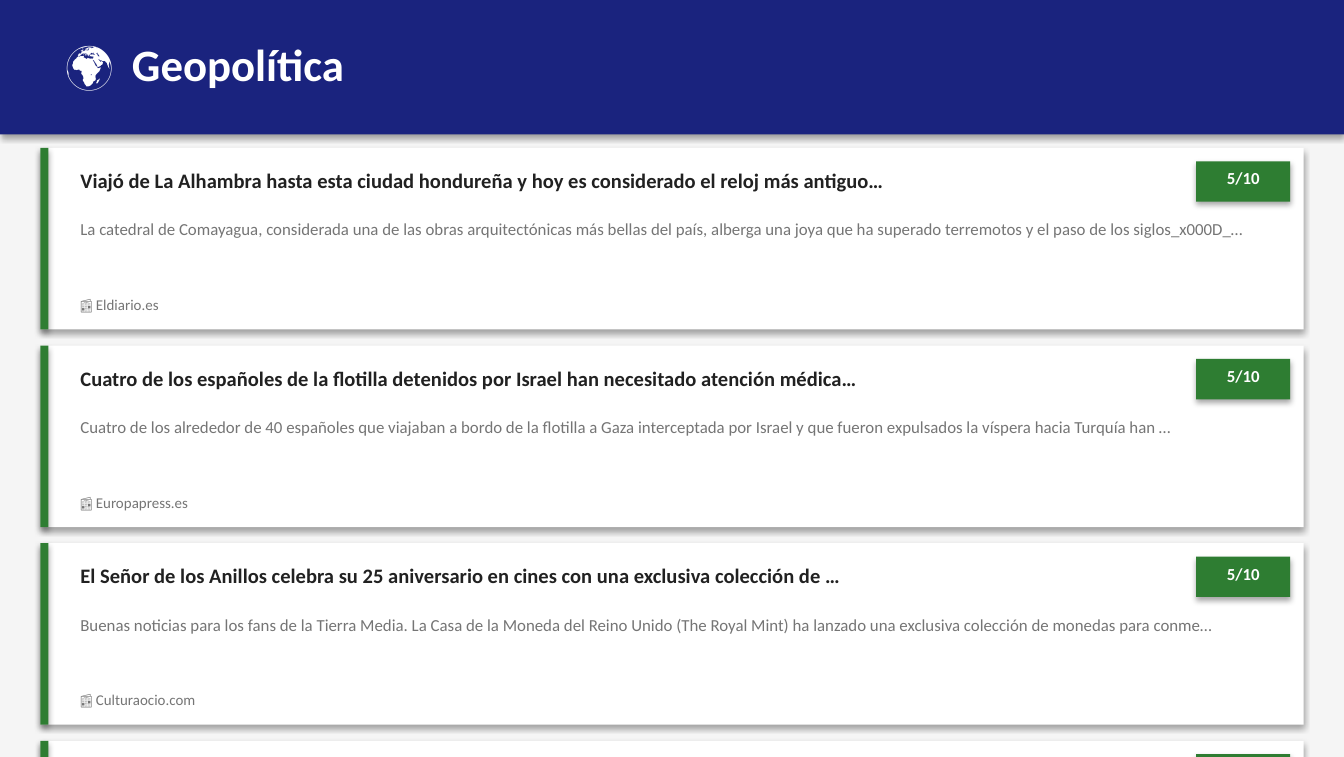
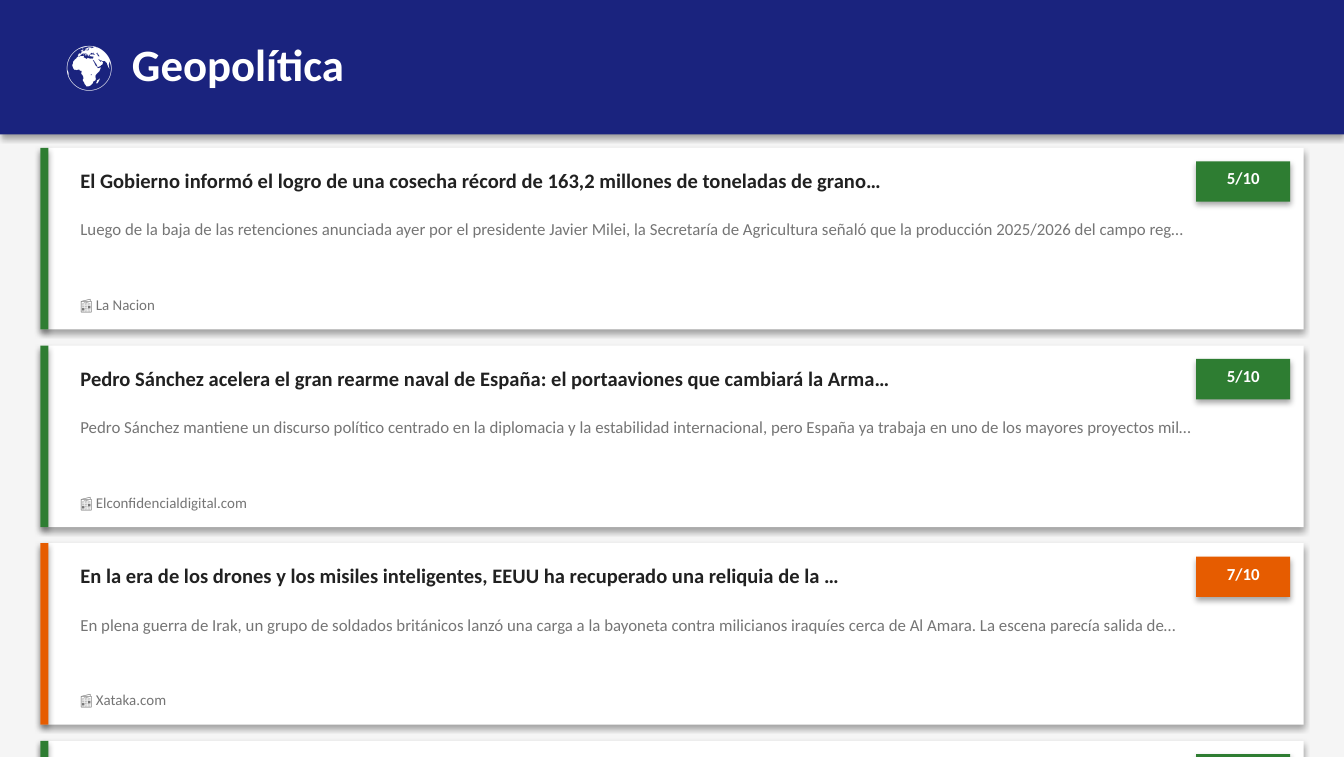
Before and after one commit to erickfranciscohernandez/financiero, a slide deck: slide 3 of newsletter_20260523.pptx. Drawn at 1344x757 pixels with LibreOffice and Linux fonts; fonts in the diff are those of the drawing. Boxes give left, top, right and bottom in pixels: in the first picture for what was removed or moved away, otherwise in the second. Text is boxed around its words. In the diff, an @@ line names an element or a change of style, - is before the commit and + after.

```diff
--- a/newsletter_20260523.pptx
+++ b/newsletter_20260523.pptx
@@ text at <box>80,173,880,192</box>: text changed @@
-Viajó de La Alhambra hasta esta ciudad hondureña y hoy es considerado el reloj más antiguo…
+El Gobierno informó el logro de una cosecha récord de 163,2 millones de toneladas de grano…
@@ text at <box>80,223,1184,238</box>: text changed @@
-La catedral de Comayagua, considerada una de las obras arquitectónicas más bellas del país, alberga una joya que ha superado terremotos y el paso de los siglos_x000D_…
+Luego de la baja de las retenciones anunciada ayer por el presidente Javier Milei, la Secretaría de Agricultura señaló que la producción 2025/2026 del campo reg…
@@ text at <box>96,300,155,310</box>: text changed @@
-📰 Eldiario.es
+📰 La Nacion
@@ text at <box>80,371,889,390</box>: text changed @@
-Cuatro de los españoles de la flotilla detenidos por Israel han necesitado atención médica…
+Pedro Sánchez acelera el gran rearme naval de España: el portaaviones que cambiará la Arma…
@@ text at <box>80,421,1191,436</box>: text changed @@
-Cuatro de los alrededor de 40 españoles que viajaban a bordo de la flotilla a Gaza interceptada por Israel y que fueron expulsados la víspera hacia Turquía han …
+Pedro Sánchez mantiene un discurso político centrado en la diplomacia y la estabilidad internacional, pero España ya trabaja en uno de los mayores proyectos mil…
@@ text at <box>96,497,247,511</box>: text changed @@
-📰 Europapress.es
+📰 Elconfidencialdigital.com
@@ rectangle at <box>40,543,48,724</box>: fill #2E7D32 to #E65C00 @@
@@ text at <box>80,568,819,587</box>: text changed @@
-El Señor de los Anillos celebra su 25 aniversario en cines con una exclusiva colección de …
+En la era de los drones y los misiles inteligentes, EEUU ha recuperado una reliquia de la …
@@ rectangle at <box>1196,556,1290,597</box>: fill #2E7D32 to #E65C00 @@
@@ text at <box>1227,568,1260,581</box>: text changed @@
-5/10
+7/10
@@ text at <box>80,619,1176,634</box>: text changed @@
-Buenas noticias para los fans de la Tierra Media. La Casa de la Moneda del Reino Unido (The Royal Mint) ha lanzado una exclusiva colección de monedas para conme…
+En plena guerra de Irak, un grupo de soldados británicos lanzó una carga a la bayoneta contra milicianos iraquíes cerca de Al Amara. La escena parecía salida de…
@@ text at <box>96,695,166,705</box>: text changed @@
-📰 Culturaocio.com
+📰 Xataka.com
```
Also in this commit, not shown: 2 other slides changed, 5 other files.
